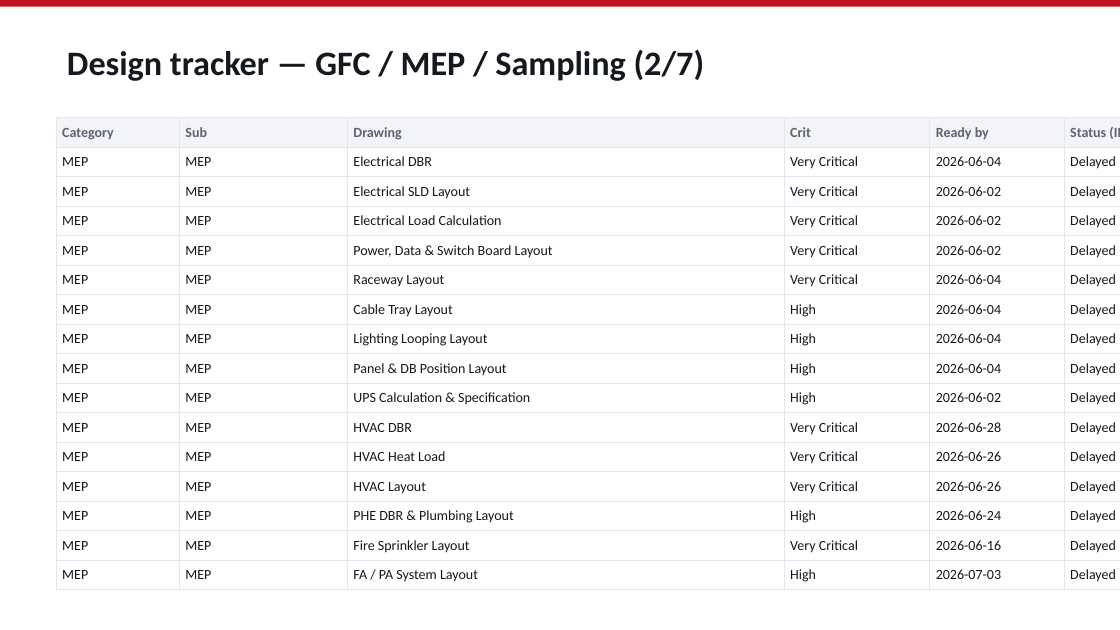
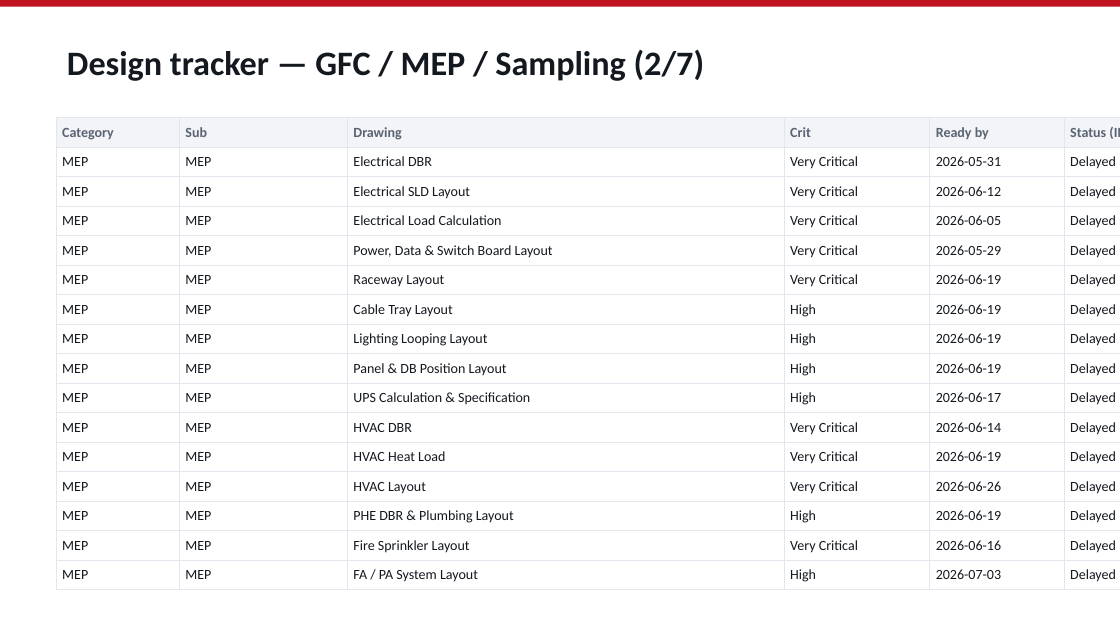
Before and after one commit to aayushdhoot/Planning-Engine, a slide deck: slide 10 of sample-output/skf-pune-internal-deck.pptx. Drawn at 1120x630 pixels with LibreOffice and Linux fonts; fonts in the diff are those of the drawing. Boxes give left, top, right and bottom in pixels: in the first picture for what was removed or moved away, otherwise in the second. Text is boxed around its words. In the diff, an @@ line names an element or a change of style, - is before the commit and + after.

```diff
--- a/sample-output/skf-pune-internal-deck.pptx
+++ b/sample-output/skf-pune-internal-deck.pptx
@@ table at <box>56,118,1120,586</box> @@
-row 2, column 5: 2026-06-04
+row 2, column 5: 2026-05-31
-row 2, column 7: 2026-06-09
+row 2, column 7: 2026-06-05
-row 3, column 5: 2026-06-02
+row 3, column 5: 2026-06-12
-row 3, column 7: 2026-06-09
+row 3, column 7: 2026-06-19
-row 4, column 5: 2026-06-02
+row 4, column 5: 2026-06-05
-row 4, column 7: 2026-06-09
+row 4, column 7: 2026-06-12
-row 5, column 5: 2026-06-02
+row 5, column 5: 2026-05-29
-row 5, column 7: 2026-06-09
+row 5, column 7: 2026-06-05
-row 6, column 5: 2026-06-04
+row 6, column 5: 2026-06-19
-row 6, column 7: 2026-06-09
+row 6, column 7: 2026-06-24
-row 7, column 5: 2026-06-04
+row 7, column 5: 2026-06-19
-row 7, column 7: 2026-06-09
+row 7, column 7: 2026-06-24
-row 8, column 5: 2026-06-04
+row 8, column 5: 2026-06-19
-row 8, column 7: 2026-06-09
+row 8, column 7: 2026-06-24
-row 9, column 5: 2026-06-04
+row 9, column 5: 2026-06-19
-row 9, column 7: 2026-06-09
+row 9, column 7: 2026-06-24
-row 10, column 5: 2026-06-02
+row 10, column 5: 2026-06-17
-row 10, column 7: 2026-06-09
+row 10, column 7: 2026-06-24
-row 11, column 5: 2026-06-28
+row 11, column 5: 2026-06-14
-row 11, column 7: 2026-07-03
+row 11, column 7: 2026-06-19
-row 12, column 5: 2026-06-26
+row 12, column 5: 2026-06-19
-row 12, column 7: 2026-07-03
+row 12, column 7: 2026-06-26
-row 14, column 5: 2026-06-24
+row 14, column 5: 2026-06-19
-row 14, column 7: 2026-06-29
+row 14, column 7: 2026-06-24
```
Also in this commit, not shown: 13 other slides changed, 25 other files.
